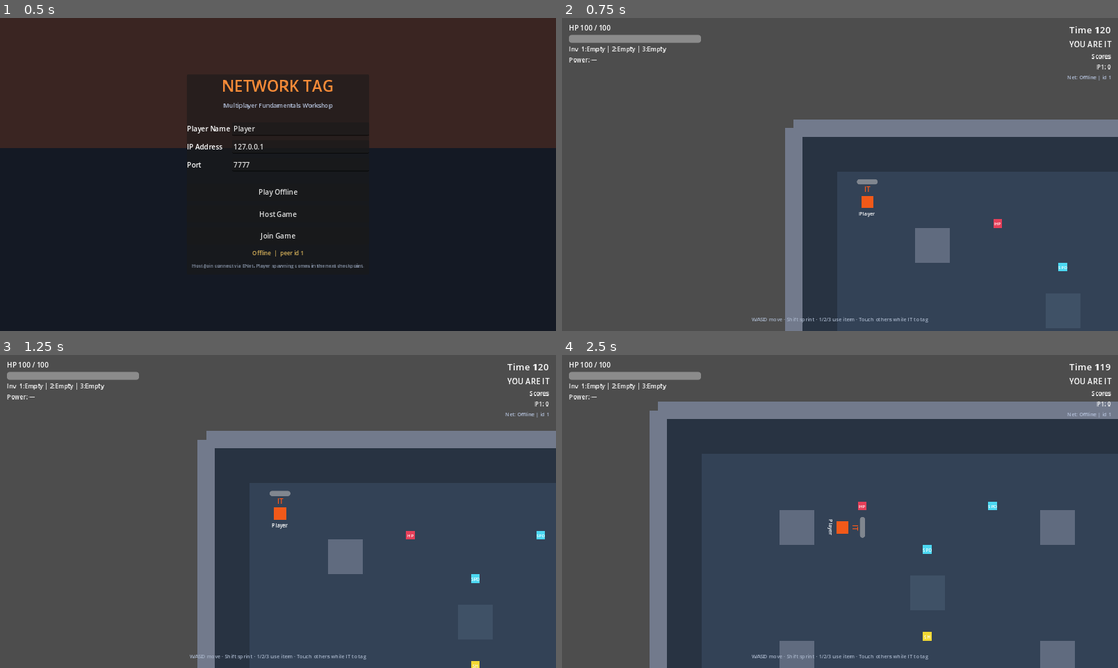
Above: before the commit, frames 1-4 (two rows, left to right).
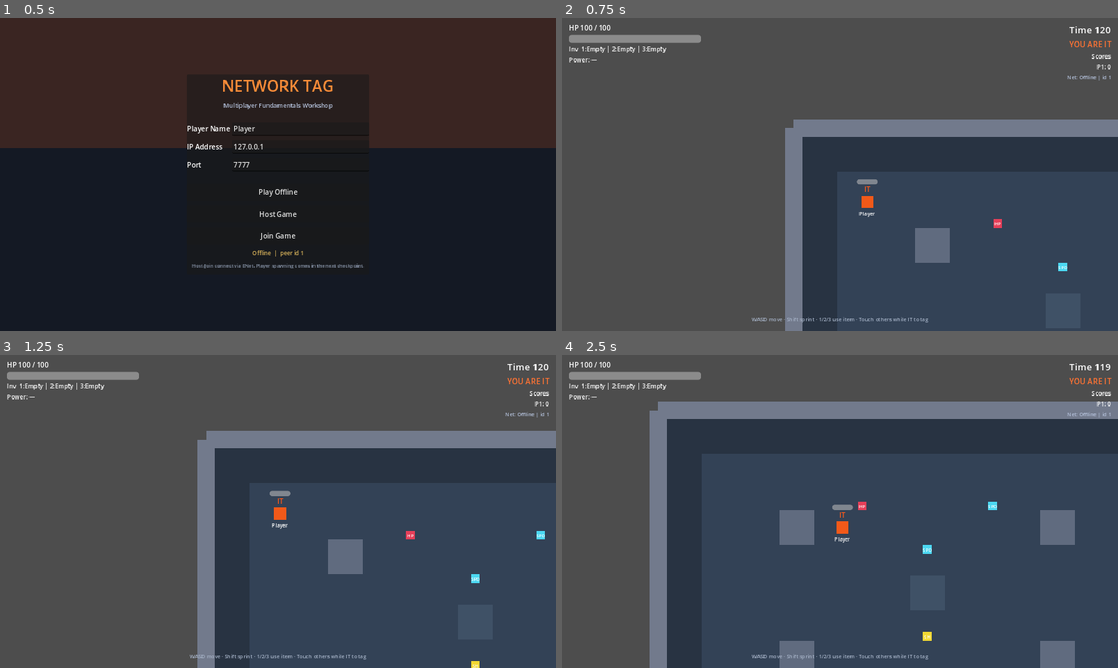
Above: after the commit, the same moments.

Repository: aderoian/multiplayer_fundamentals_workshop
Game: Godot game, scene res://scenes/menu.tscn
Two runs of this game, one before a commit and one after it. Both use one fixed random seed, a clock stepped at 60 frames per second and the inputs below.
Inputs:
- Up to frame 1 (0.5 s): no input
- Up to frame 2 (0.75 s): click "Play Offline" at 0.5 s
- Up to frame 3 (1.25 s): no input
- Up to frame 4 (2.5 s): hold D (move_right) 1.28-2.03 s; hold Shift (sprint) 1.28-2.03 s; hold S (move_down) from 2.03 s (still down); tap 1 (use_slot_1) at 2.1 s

Frame 1 is identical in both runs. In frame 2, less than 0.1% of the frame differs, in the area x 91-99%, y 7-10%; in frame 3, less than 0.1%; in frame 4, 0.3%, in the area x 47-99%, y 7-60%.

Commit message:
fix HUD refresh, respawn item use, rotation, and offline restart

Diff:
--- a/scripts/game/arena.gd
+++ b/scripts/game/arena.gd
@@ -39,17 +39,53 @@
 
 
 func restart_from_ui() -> void:
-	network_spawner.clear_players()
-	for c in pickups_root.get_children():
-		c.queue_free()
-	await get_tree().process_frame
+	## Only the host/server may restart. Keep MultiplayerSpawner player nodes.
+	if multiplayer.multiplayer_peer != null and not multiplayer.is_server():
+		return
+	_server_restart_match()
+
+
+func _server_restart_match() -> void:
+	if multiplayer.multiplayer_peer != null and not multiplayer.is_server():
+		return
+	if multiplayer.multiplayer_peer == null:
+		_reset_pickups_local()
+		for n in get_tree().get_nodes_in_group("players"):
+			if n.has_method("reset_for_new_match"):
+				var spawn: Vector2 = _spawn_pos_for(int(n.get("peer_id")))
+				n.call("reset_for_new_match", true, spawn)
+		Match.restart_match(1)
+		return
+	_rpc_restart_match.rpc()
+
+
+@rpc("authority", "call_local", "reliable")
+func _rpc_restart_match() -> void:
+	## All peers: reset pickups + each existing player. Do not free MultiplayerSpawner nodes.
+	_reset_pickups_local()
+	for n in get_tree().get_nodes_in_group("players"):
+		if not (n is CharacterBody2D):
+			continue
+		var pid: int = int(n.get("peer_id"))
+		var spawn: Vector2 = _spawn_pos_for(pid)
+		var as_it: bool = (pid == 1)
+		if n.has_method("reset_for_new_match"):
+			n.call("reset_for_new_match", as_it, spawn)
+	if multiplayer.is_server():
+		Match.restart_match(1)
+
+
+func _reset_pickups_local() -> void:
+	var old: Array = pickups_root.get_children()
+	for c in old:
+		pickups_root.remove_child(c)
+		c.free()
 	_spawn_default_pickups()
-	if multiplayer.multiplayer_peer == null:
-		var player: CharacterBody2D = network_spawner.spawn_local_offline_player()
-		Match.restart_match(1)
-		if player:
-			(player as Node).get_node("Tag").call("set_it", true)
-	else:
-		if multiplayer.is_server():
-			network_spawner.begin_online_session()
-			Match.restart_match(1)
+
+
+func _spawn_pos_for(peer_id: int) -> Vector2:
+	var markers: Array[Marker2D] = spawn_manager.player_spawn_markers
+	if markers.is_empty():
+		return Vector2(200, 200)
+	var idx: int = abs(peer_id - 1) % markers.size()
+	return markers[idx].global_position
--- a/scripts/player/player.gd
+++ b/scripts/player/player.gd
@@ -71,6 +71,9 @@
 
 
 func _physics_process(delta: float) -> void:
+	# Top-down: never rotate the body to face movement.
+	rotation = 0.0
+
 	if _respawn_timer >= 0.0:
 		_respawn_timer -= delta
 		if _respawn_timer <= 0.0:
@@ -103,9 +106,6 @@
 	velocity = dir * speed
 	move_and_slide()
 
-	if dir.length_squared() > 0.0:
-		rotation = dir.angle()
-
 	# WORKSHOP TODO:
 	# Position is PLAYER STATE owned by the input authority.
 	# After checkpoint 03 only the authority moves; without sync, remotes stand still.
@@ -116,7 +116,7 @@
 func _unhandled_input(event: InputEvent) -> void:
 	if not _should_process_input():
 		return
-	if not health.is_alive:
+	if not _can_use_items():
 		return
 	if event.is_action_pressed("use_slot_1"):
 		_try_use_item(0)
@@ -126,6 +126,15 @@
 		_try_use_item(2)
 
 
+func _can_use_items() -> bool:
+	## Dead or waiting to respawn cannot use inventory. Cleared on respawn.
+	if _respawn_timer >= 0.0:
+		return false
+	if health == null or not health.is_alive:
+		return false
+	return true
+
+
 func _should_process_input() -> bool:
 	if multiplayer.multiplayer_peer == null:
 		return is_local_controlled
@@ -134,6 +143,9 @@
 
 
 func _try_use_item(slot_index: int) -> void:
+	# Offline applies immediately. Multiplayer will request server validation (07).
+	if not _can_use_items():
+		return
 	inventory.use_slot(slot_index, health)
 
 
@@ -196,16 +208,49 @@
 
 
 func _on_respawned() -> void:
+	_respawn_timer = -1.0
 	modulate = Color(1, 1, 1, 1)
+	rotation = 0.0
 	_update_visuals()
 
 
 func _do_respawn() -> void:
+	_apply_respawn_state(_pick_respawn_position())
+
+
+func _pick_respawn_position() -> Vector2:
 	var points := get_tree().get_nodes_in_group("respawn_points")
 	if points.size() > 0:
 		var idx: int = abs(peer_id) % points.size()
-		global_position = (points[idx] as Node2D).global_position
+		return (points[idx] as Node2D).global_position
+	return global_position
+
+
+func _apply_respawn_state(p_pos: Vector2) -> void:
+	## Clears death gates so movement, pickup, and item use work again.
+	_respawn_timer = -1.0
+	global_position = p_pos
+	rotation = 0.0
+	modulate = Color(1, 1, 1, 1)
 	health.mark_respawned()
+	_update_visuals()
+
+
+func reset_for_new_match(as_it: bool, spawn_pos: Vector2) -> void:
+	## In-place match restart — keep the node, reset gameplay state.
+	_respawn_timer = -1.0
+	velocity = Vector2.ZERO
+	tag_comp.begin_cooldown_sec(2.0)
+	global_position = spawn_pos
+	rotation = 0.0
+	modulate = Color(1, 1, 1, 1)
+	health.reset_full()
+	inventory.clear_all()
+	tag_comp.set_it(as_it)
+	_update_visuals()
+	health.health_changed.emit(health.health, health.max_health)
+	inventory.inventory_changed.emit(inventory.slots.duplicate())
+	inventory.speed_boost_changed.emit(false, 0.0)
 
 
 func _on_tag_changed(_is_it: bool) -> void:
--- a/scripts/player/tag_component.gd
+++ b/scripts/player/tag_component.gd
@@ -18,8 +18,6 @@
 
 
 func set_it(value: bool) -> void:
-	if is_it == value:
-		return
 	is_it = value
 	tag_changed.emit(is_it)
 
@@ -30,6 +28,10 @@
 
 func begin_cooldown() -> void:
 	_cooldown_left = TAG_COOLDOWN_SEC
+
+
+func begin_cooldown_sec(seconds: float) -> void:
+	_cooldown_left = maxf(_cooldown_left, seconds)
 
 
 # WORKSHOP TODO:
--- a/scripts/ui/hud.gd
+++ b/scripts/ui/hud.gd
@@ -16,71 +16,176 @@
 
 var _arena: Node2D
 var _tracked_player: CharacterBody2D
+var _bound_peer_id: int = -1
 
 
 func setup(arena: Node2D) -> void:
 	_arena = arena
-	Match.match_updated.connect(_refresh_match)
-	Match.match_over.connect(_on_match_over)
-	Network.connection_changed.connect(_on_net_status)
-	restart_button.pressed.connect(_on_restart)
-	menu_button.pressed.connect(_on_menu)
+	if not Match.match_updated.is_connected(_refresh_match):
+		Match.match_updated.connect(_refresh_match)
+	if not Match.match_over.is_connected(_on_match_over):
+		Match.match_over.connect(_on_match_over)
+	if not Match.match_started_signal.is_connected(_on_match_started):
+		Match.match_started_signal.connect(_on_match_started)
+	if not Network.connection_changed.is_connected(_on_net_status):
+		Network.connection_changed.connect(_on_net_status)
+	if not restart_button.pressed.is_connected(_on_restart):
+		restart_button.pressed.connect(_on_restart)
+	if not menu_button.pressed.is_connected(_on_menu):
+		menu_button.pressed.connect(_on_menu)
 	match_over_panel.visible = false
+	_update_restart_button_visibility()
 	_refresh_match()
 	_on_net_status(Network.status_text)
 	call_deferred("_bind_local_player")
 
 
+func _update_restart_button_visibility() -> void:
+	# Offline always may restart. Online: only the host/server.
+	var can_restart: bool = multiplayer.multiplayer_peer == null or multiplayer.is_server()
+	restart_button.visible = can_restart
+	restart_button.disabled = not can_restart
+
+
+func _local_peer_id() -> int:
+	if multiplayer.multiplayer_peer == null:
+		return 1
+	return multiplayer.get_unique_id()
+
+
 func _bind_local_player() -> void:
+	var want_id: int = _local_peer_id()
 	var players := get_tree().get_nodes_in_group("players")
 	for p in players:
-		if p is CharacterBody2D and p.get("is_local_controlled"):
-			_track_player(p)
+		if not (p is CharacterBody2D):
+			continue
+		# Prefer local-controlled / matching peer when present.
+		if bool(p.get("is_local_controlled")) or int(p.get("peer_id")) == want_id:
+			_track_player(p as CharacterBody2D)
 			return
-	# Fallback: first player
-	if players.size() > 0:
-		_track_player(players[0])
+	# Offline starter: single local player — safe fallback.
+	if multiplayer.multiplayer_peer == null and players.size() > 0:
+		_track_player(players[0] as CharacterBody2D)
 
 
 func _track_player(player: CharacterBody2D) -> void:
+	if _tracked_player == player and _bound_peer_id == int(player.get("peer_id")):
+		_pull_player_state()
+		return
+	_disconnect_tracked_signals()
 	_tracked_player = player
+	_bound_peer_id = int(player.get("peer_id"))
 	var h: HealthComponent = player.get_node("Health")
 	var inv: InventoryComponent = player.get_node("Inventory")
 	var tag: TagComponent = player.get_node("Tag")
 	h.health_changed.connect(_on_health)
-	h.died.connect(func() -> void: power_label.text = "Power: DEAD")
+	h.died.connect(_on_local_died)
+	h.respawned.connect(_on_local_respawned)
 	inv.inventory_changed.connect(_on_inventory)
 	inv.speed_boost_changed.connect(_on_speed)
-	tag.tag_changed.connect(func(is_it: bool) -> void:
-		it_label.text = "YOU ARE IT" if is_it else "Not It"
-		it_label.modulate = Color(1.0, 0.45, 0.2) if is_it else Color(0.8, 0.8, 0.8)
-	)
-	_on_health(h.health, h.max_health)
-	_on_inventory(inv.slots)
-	it_label.text = "YOU ARE IT" if tag.is_it else "Not It"
+	if inv.has_signal("shield_changed"):
+		inv.shield_changed.connect(_on_shield_signal)
+	tag.tag_changed.connect(_on_local_tag)
+	_pull_player_state()
+
+
+func _disconnect_tracked_signals() -> void:
+	if _tracked_player == null or not is_instance_valid(_tracked_player):
+		return
+	var h: HealthComponent = _tracked_player.get_node_or_null("Health") as HealthComponent
+	var inv: InventoryComponent = _tracked_player.get_node_or_null("Inventory") as InventoryComponent
+	var tag: TagComponent = _tracked_player.get_node_or_null("Tag") as TagComponent
+	if h:
+		if h.health_changed.is_connected(_on_health):
+			h.health_changed.disconnect(_on_health)
+		if h.died.is_connected(_on_local_died):
+			h.died.disconnect(_on_local_died)
+		if h.respawned.is_connected(_on_local_respawned):
+			h.respawned.disconnect(_on_local_respawned)
+	if inv:
+		if inv.inventory_changed.is_connected(_on_inventory):
+			inv.inventory_changed.disconnect(_on_inventory)
+		if inv.speed_boost_changed.is_connected(_on_speed):
+			inv.speed_boost_changed.disconnect(_on_speed)
+		if inv.has_signal("shield_changed") and inv.shield_changed.is_connected(_on_shield_signal):
+			inv.shield_changed.disconnect(_on_shield_signal)
+	if tag and tag.tag_changed.is_connected(_on_local_tag):
+		tag.tag_changed.disconnect(_on_local_tag)
+
+
+func _pull_player_state() -> void:
+	if _tracked_player == null or not is_instance_valid(_tracked_player):
+		return
+	var h: HealthComponent = _tracked_player.get_node_or_null("Health") as HealthComponent
+	var inv: InventoryComponent = _tracked_player.get_node_or_null("Inventory") as InventoryComponent
+	var tag: TagComponent = _tracked_player.get_node_or_null("Tag") as TagComponent
+	if h:
+		_on_health(h.health, h.max_health)
+		if not h.is_alive:
+			power_label.text = "Power: DEAD"
+		else:
+			_refresh_power_label(h, inv)
+	if inv:
+		_on_inventory(inv.slots)
+	if tag:
+		_on_local_tag(tag.is_it)
+
+
+func _refresh_power_label(h: HealthComponent, inv: InventoryComponent) -> void:
+	if h == null or not h.is_alive:
+		power_label.text = "Power: DEAD"
+		return
+	if inv and inv.speed_boost_time_left > 0.0:
+		power_label.text = "Power: Speed %.1fs" % inv.speed_boost_time_left
+	elif h.has_shield:
+		power_label.text = "Power: Shield"
+	else:
+		power_label.text = "Power: —"
 
 
 func _process(_delta: float) -> void:
-	if _tracked_player == null:
+	_update_restart_button_visibility()
+	if _tracked_player == null or not is_instance_valid(_tracked_player):
 		_bind_local_player()
 		return
-	var h: HealthComponent = _tracked_player.get_node_or_null("Health")
-	if h and h.has_shield:
-		if not power_label.text.begins_with("Power: Shield"):
-			power_label.text = "Power: Shield"
+	var h: HealthComponent = _tracked_player.get_node_or_null("Health") as HealthComponent
+	var inv: InventoryComponent = _tracked_player.get_node_or_null("Inventory") as InventoryComponent
+	if h and inv and h.is_alive and inv.speed_boost_time_left > 0.0:
+		power_label.text = "Power: Speed %.1fs" % inv.speed_boost_time_left
 
 
 func _on_health(current: int, maximum: int) -> void:
 	health_bar.max_value = maximum
 	health_bar.value = current
 	health_label.text = "HP %d / %d" % [current, maximum]
+	if _tracked_player:
+		var h: HealthComponent = _tracked_player.get_node_or_null("Health") as HealthComponent
+		var inv: InventoryComponent = _tracked_player.get_node_or_null("Inventory") as InventoryComponent
+		if h and not h.is_alive:
+			power_label.text = "Power: DEAD"
+		elif h:
+			_refresh_power_label(h, inv)
+
+
+func _on_local_died() -> void:
+	power_label.text = "Power: DEAD"
+	_pull_player_state()
+
+
+func _on_local_respawned() -> void:
+	_pull_player_state()
+
+
+func _on_local_tag(is_it: bool) -> void:
+	it_label.text = "YOU ARE IT" if is_it else "Not It"
+	it_label.modulate = Color(1.0, 0.45, 0.2) if is_it else Color(0.8, 0.8, 0.8)
 
 
 func _on_inventory(slots: Array) -> void:
 	var parts: PackedStringArray = []
 	for i in range(slots.size()):
-		var name := InventoryComponent.item_name(int(slots[i]))
-		parts.append("%d:%s" % [i + 1, name])
+		var slot_name := InventoryComponent.item_name(int(slots[i]))
+		parts.append("%d:%s" % [i + 1, slot_name])
 	inventory_label.text = "Inv  " + " | ".join(parts)
 
 
@@ -88,33 +193,59 @@
 	if active:
 		power_label.text = "Power: Speed %.1fs" % time_left
 	elif _tracked_player:
-		var h: HealthComponent = _tracked_player.get_node("Health")
-		power_label.text = "Power: Shield" if h.has_shield else "Power: —"
+		var h: HealthComponent = _tracked_player.get_node_or_null("Health") as HealthComponent
+		var inv: InventoryComponent = _tracked_player.get_node_or_null("Inventory") as InventoryComponent
+		_refresh_power_label(h, inv)
+
+
+func _on_shield_signal(_active: bool) -> void:
+	if _tracked_player:
+		var h: HealthComponent = _tracked_player.get_node_or_null("Health") as HealthComponent
+		var inv: InventoryComponent = _tracked_player.get_node_or_null("Inventory") as InventoryComponent
+		_refresh_power_label(h, inv)
 
 
 func _refresh_match() -> void:
 	timer_label.text = "Time %d" % int(ceil(Match.match_time_remaining))
 	var lines: PackedStringArray = []
-	for peer_id in Match.player_scores.keys():
+	var keys: Array = Match.player_scores.keys()
+	keys.sort()
+	for peer_id in keys:
 		lines.append("P%d: %d" % [int(peer_id), int(Match.player_scores[peer_id])])
 	score_label.text = "Scores\n" + ("\n".join(lines) if lines.size() > 0 else "—")
-	if not Match.match_started and Match.match_over_shown:
-		pass
+	_pull_player_state()
+	if Match.match_over_shown:
+		match_over_panel.visible = true
+	elif Match.match_started:
+		match_over_panel.visible = false
+
+
+func _on_match_started() -> void:
+	match_over_panel.visible = false
+	_update_restart_button_visibility()
+	_pull_player_state()
+	_refresh_match()
 
 
 func _on_match_over(winner_peer_id: int, scores: Dictionary) -> void:
 	match_over_panel.visible = true
+	_update_restart_button_visibility()
 	var score_bits: PackedStringArray = []
-	for k in scores.keys():
+	var keys: Array = scores.keys()
+	keys.sort()
+	for k in keys:
 		score_bits.append("P%s=%s" % [str(k), str(scores[k])])
 	match_over_label.text = "Match Over!\nWinner: P%d\n%s" % [winner_peer_id, ", ".join(score_bits)]
 
 
 func _on_net_status(text: String) -> void:
 	status_label.text = "Net: %s | id %d" % [text, Network.local_peer_id]
+	_update_restart_button_visibility()
 
 
 func _on_restart() -> void:
+	if multiplayer.multiplayer_peer != null and not multiplayer.is_server():
+		return
 	match_over_panel.visible = false
 	if _arena and _arena.has_method("restart_from_ui"):
 		_arena.restart_from_ui()
